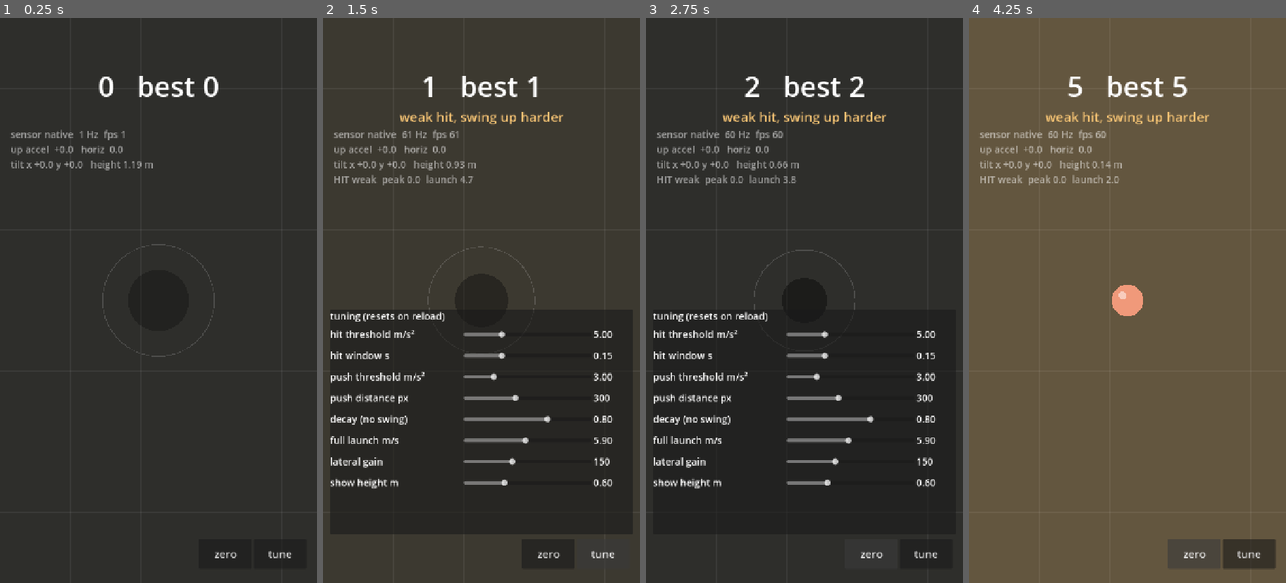
Above: before the commit, frames 1-4 (left to right).
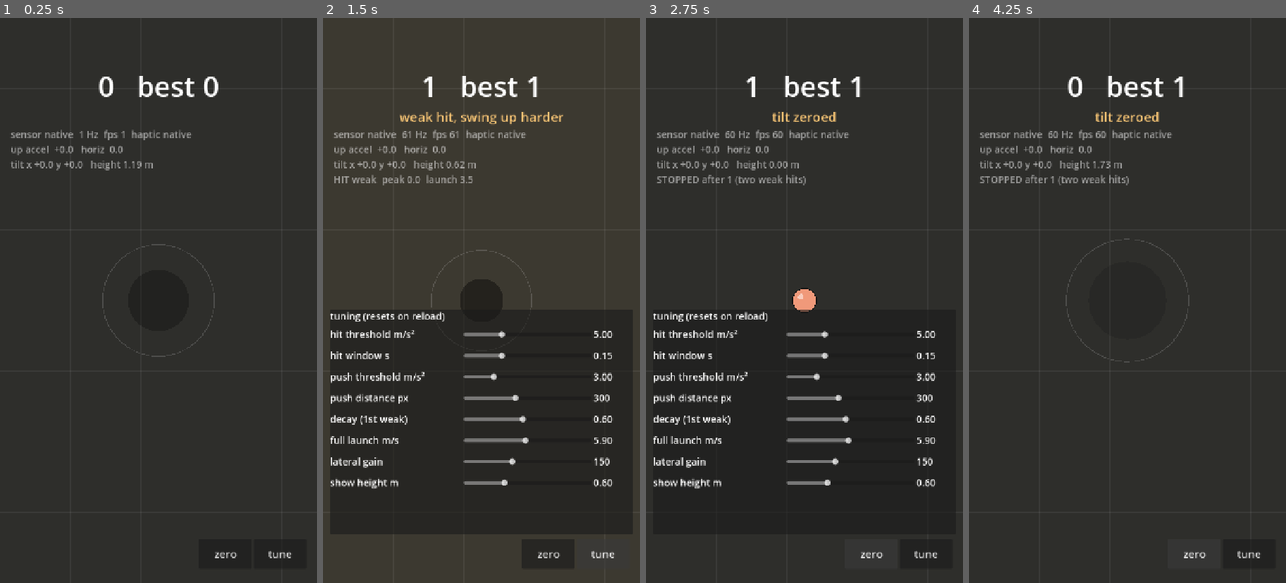
Above: after the commit, the same moments.

Repository: Xionday/Papapa
Game: Godot game, scene res://scenes/main.tscn
Same seed, same stepped clock (60 frames per second), same inputs: the game is played once before the commit and once after it.
Inputs:
- Up to frame 1 (0.25 s): no input
- Up to frame 2 (1.5 s): click "zero" at 0.5 s; click "tune" at 1.25 s
- Up to frame 3 (2.75 s): click "zero" at 2 s
- Up to frame 4 (4.25 s): click "tune" at 2.75 s; click "zero" at 3.5 s

The runs differ from the first frame. In frame 1, 0.1% of the frame differs, in the area x 41-61%, y 19-22%; in frame 2, 0.5%; in frame 3, 1.7%; in frame 4, 98%, in the area x 0-100%, y 0-100%.

Commit message:
震動回饋＋連續兩次弱擊球就停住
- motion.js：Safari 無 navigator.vibrate，改用 <input type=checkbox switch> 的系統觸覺回饋 hack；有 vibrate 的瀏覽器走正規 API
- sensor_bridge.haptic(count)：強擊 1 下、弱擊 2 下、漏接/停球 3 下；原生平台用 Input.vibrate_handheld
- game.gd：第一次沒用力 ×0.6，連續第二次球停在拍面上、回合結束（stopped 訊號）
- HUD 顯示 haptic 模式與 STOPPED 事件

Co-Authored-By: Claude Fable 5.1 <noreply@anthropic.com>
Claude-Session: https://claude.ai/code/session_01M2isnyCwhhtueNisXY1RbR

Diff:
--- a/scripts/game.gd
+++ b/scripts/game.gd
@@ -5,6 +5,7 @@
 
 signal hit(strong: bool, streak: int)
 signal missed(streak: int)
+signal stopped(streak: int)   ## 連續兩次沒用力，球停在拍面上
 signal pushed(dir: Vector2)
 
 ## ---- 可調參數（HUD 的滑桿會改這些）----
@@ -13,9 +14,9 @@
 @export var push_threshold: float = 3.0     ## m/s²，水平加速度超過就算「推一下」
 @export var push_distance: float = 300.0    ## px，推一下球拍在世界裡移動多遠
 @export var push_cooldown: float = 0.35     ## s
-@export var decay: float = 0.8              ## 沒用力時，下一次起跳速度 = 上次 × decay
+@export var decay: float = 0.6              ## 第一次沒用力：下一次起跳速度 = 上次 × decay
+@export var max_weak: int = 2               ## 連續幾次沒用力，球就停在拍面上
 @export var full_launch: float = 5.9        ## m/s，用力時的起跳速度（約 1.2 秒滯空）
-@export var min_launch: float = 2.0         ## m/s，衰減的下限
 @export var lateral_gain: float = 150.0     ## px/s per m/s² 的傾斜
 @export var show_height: float = 0.6        ## m，球低於這個高度才看得到
 @export var gravity_m: float = 9.8
@@ -30,6 +31,8 @@
 var _paddle_target: Vector2 = Vector2.ZERO
 var streak: int = 0
 var best: int = 0
+var weak_count: int = 0                     ## 連續弱擊次數，強擊歸零
+var ball_stopped: bool = false              ## 球停在拍面上（dead 期間仍畫出球）
 var state: String = "serve"                 ## serve | air | dead
 var _dead_timer: float = 0.0
 var _push_timer: float = 0.0
@@ -88,6 +91,8 @@
 	v_up = full_launch
 	v_lat = Vector2.ZERO
 	streak = 0
+	weak_count = 0
+	ball_stopped = false
 
 
 func _process(delta: float) -> void:
@@ -124,21 +129,37 @@
 			last_hit_peak = peak
 			var strong := peak >= hit_threshold
 			if strong:
+				weak_count = 0
 				last_launch = full_launch
 			else:
-				last_launch = max(last_launch * decay, min_launch)
+				weak_count += 1
+				if weak_count >= max_weak:
+					## 球停在拍面上：這回合結束
+					state = "dead"
+					_dead_timer = 1.5
+					v_up = 0.0
+					v_lat = Vector2.ZERO
+					ball_stopped = true
+					_flash = 1.0
+					_flash_color = Color(0.98, 0.6, 0.3)
+					_sensor.haptic(3)
+					stopped.emit(streak)
+					return
+				last_launch = last_launch * decay
 			v_up = last_launch
 			v_lat = tilt * lateral_gain
 			streak += 1
 			best = max(best, streak)
 			_flash = 1.0
 			_flash_color = Color(0.36, 0.79, 0.65) if strong else Color(0.98, 0.78, 0.46)
+			_sensor.haptic(1 if strong else 2)
 			hit.emit(strong, streak)
 		else:
 			state = "dead"
 			_dead_timer = 1.5
 			_flash = 1.0
 			_flash_color = Color(0.89, 0.29, 0.29)
+			_sensor.haptic(3)
 			missed.emit(streak)
 
 
@@ -182,7 +203,7 @@
 	draw_circle(sp, shadow_r, Color(0, 0, 0, shadow_a))
 
 	## 球：只有低於 show_height 才看得到，越高(越靠近眼睛)越大
-	if ball_h <= show_height and state != "dead":
+	if ball_h <= show_height and (state != "dead" or ball_stopped):
 		var k: float = clamp(ball_h / show_height, 0.0, 1.0)
 		var r: float = lerp(26.0, 70.0, k)
 		draw_circle(sp, r, Color(0.94, 0.6, 0.48))
--- a/scripts/hud.gd
+++ b/scripts/hud.gd
@@ -17,7 +17,7 @@
 	["hit window s", "hit_window", 0.05, 0.4, 0.01],
 	["push threshold m/s²", "push_threshold", 1.0, 10.0, 0.5],
 	["push distance px", "push_distance", 100.0, 600.0, 10.0],
-	["decay (no swing)", "decay", 0.5, 0.95, 0.05],
+	["decay (1st weak)", "decay", 0.3, 0.95, 0.05],
 	["full launch m/s", "full_launch", 3.0, 9.0, 0.1],
 	["lateral gain", "lateral_gain", 0.0, 400.0, 10.0],
 	["show height m", "show_height", 0.2, 1.5, 0.05],
@@ -36,6 +36,9 @@
 		_show_msg("tilt zeroed"))
 	_game.hit.connect(_on_hit)
 	_game.missed.connect(_on_missed)
+	_game.stopped.connect(func(streak: int):
+		_last_event = "STOPPED after %d (two weak hits)" % streak
+		_show_msg("ball stopped - swing up!"))
 	_game.pushed.connect(_on_pushed)
 	_build_sliders()
 
@@ -99,7 +102,7 @@
 		_msg.text = ""
 	_score.text = "%d   best %d" % [_game.streak, _game.best]
 	_debug.text = "\n".join([
-		"sensor %s  %d Hz  fps %d" % [_sensor.status, _sensor.hz, Engine.get_frames_per_second()],
+		"sensor %s  %d Hz  fps %d  haptic %s" % [_sensor.status, _sensor.hz, Engine.get_frames_per_second(), _sensor.haptic_mode],
 		"up accel %+5.1f   horiz %4.1f" % [_game.up_accel, _game.horiz_accel.length()],
 		"tilt x %+4.1f y %+4.1f   height %.2f m" % [_game.tilt.x, _game.tilt.y, _game.ball_h],
 		_last_event,
--- a/scripts/sensor_bridge.gd
+++ b/scripts/sensor_bridge.gd
@@ -8,7 +8,9 @@
 signal sample(linear: Vector3, gravity: Vector3)
 
 var _js: JavaScriptObject = null
+var _haptic: JavaScriptObject = null
 var _last_seq: int = -1
+var haptic_mode: String = "native"
 
 ## 給 HUD 看的除錯資訊
 var status: String = "native"
@@ -27,6 +29,17 @@
 			status = "no motion.js"
 		else:
 			user_agent = str(_js.ua)
+		_haptic = JavaScriptBridge.get_interface("papapaHaptic")
+		haptic_mode = str(_haptic.mode) if _haptic != null else "none"
+
+
+## 震動：count 連點幾下。強擊 1、弱擊 2、漏接 3。
+func haptic(count: int = 1, gap_ms: int = 70) -> void:
+	if _haptic != null:
+		haptic_mode = str(_haptic.mode)
+		_haptic.tap(count, gap_ms)
+	elif not OS.has_feature("web"):
+		Input.vibrate_handheld(40 * count)
 
 
 func _process(_delta: float) -> void:
